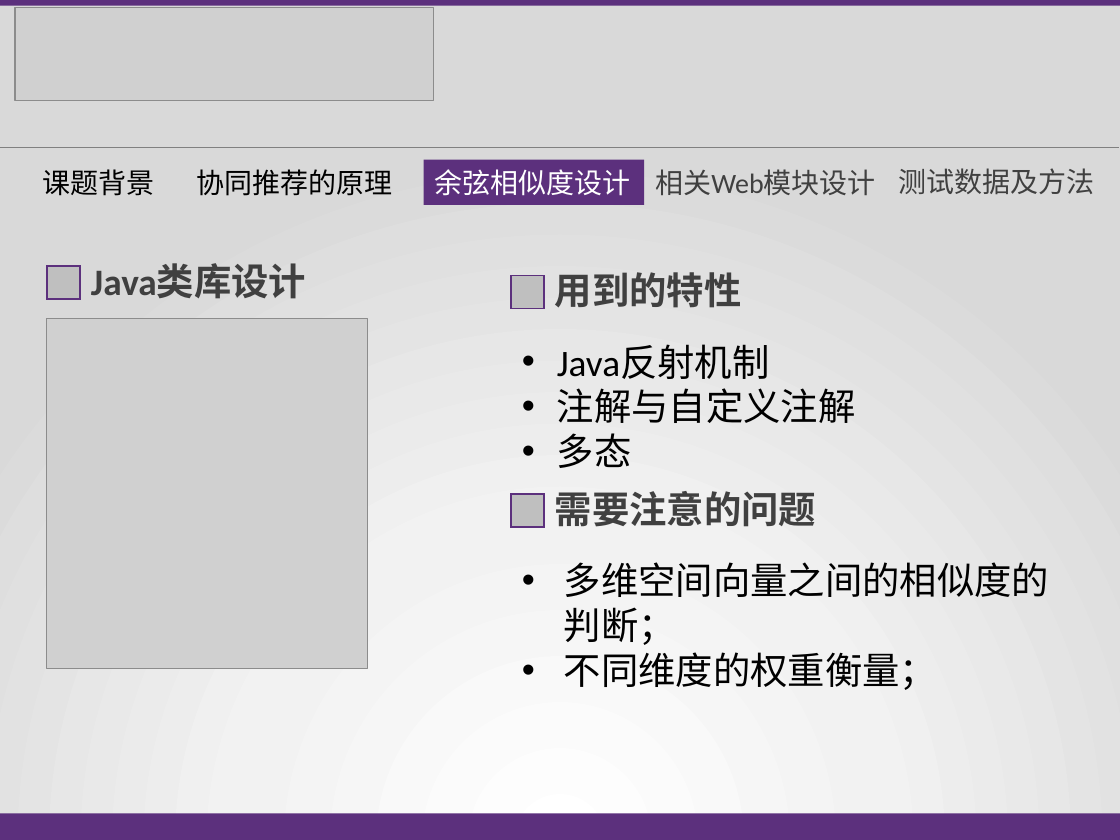
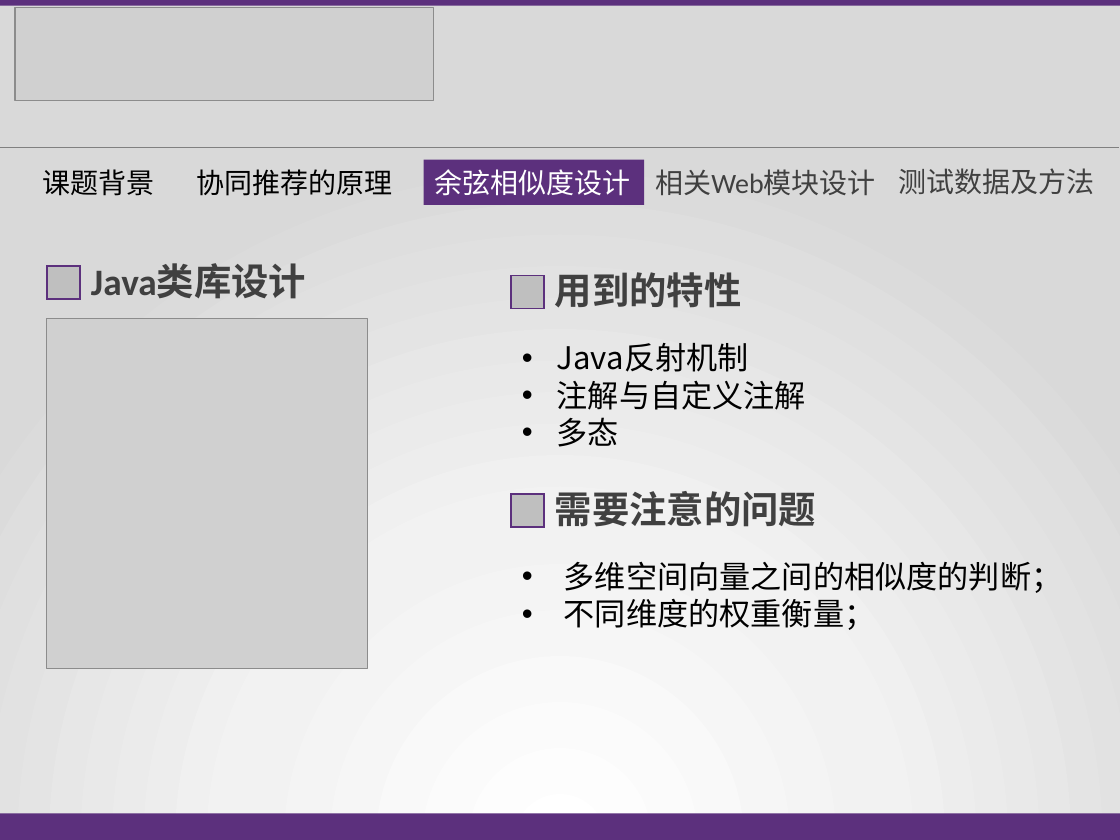
Before and after one commit to cshijiel/tjpu, a slide deck: slide 7 of 毕业演讲稿.pptx. Drawn at 1120x840 pixels with LibreOffice and Linux fonts; fonts in the diff are those of the drawing; grey boxes stand for pictures. Boxes give left, top, right and bottom in pixels: in the first picture for what was removed or moved away, otherwise in the second. Text is boxed around its words. In the diff, an @@ line names an element or a change of style, - is before the commit and + after.

```diff
--- a/毕业演讲稿.pptx
+++ b/毕业演讲稿.pptx
@@ text "Java反射机制" at [557,343,806,447]: size 24 to 20 pt, font Calibri to Noto Sans CJK SC @@
@@ text "多维空间向量之间的相似度的判断；" at [564,562,1063,630]: size 24 to 20 pt, font Calibri to Noto Sans CJK SC @@
```
Also in this commit, not shown: 7 other slides changed, 1 slide removed.
